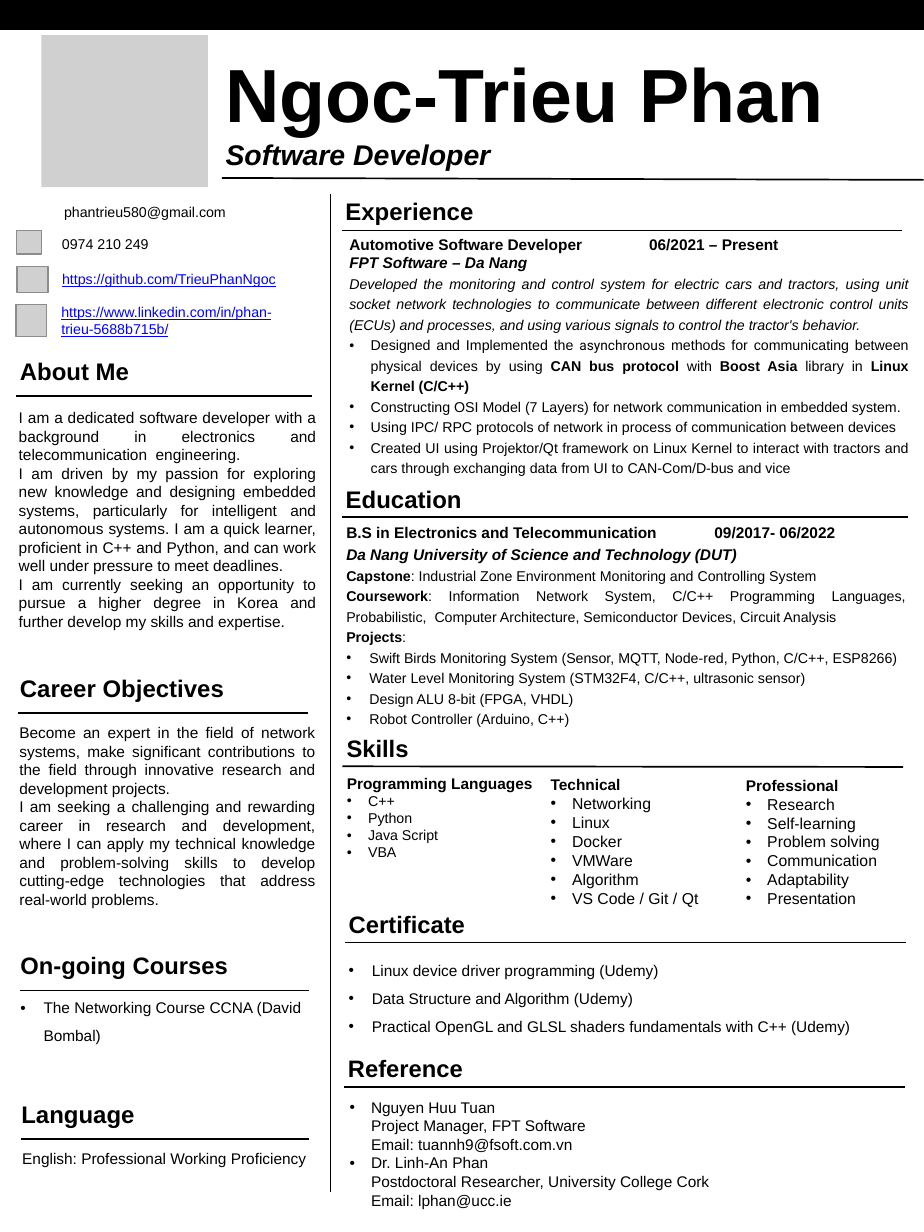
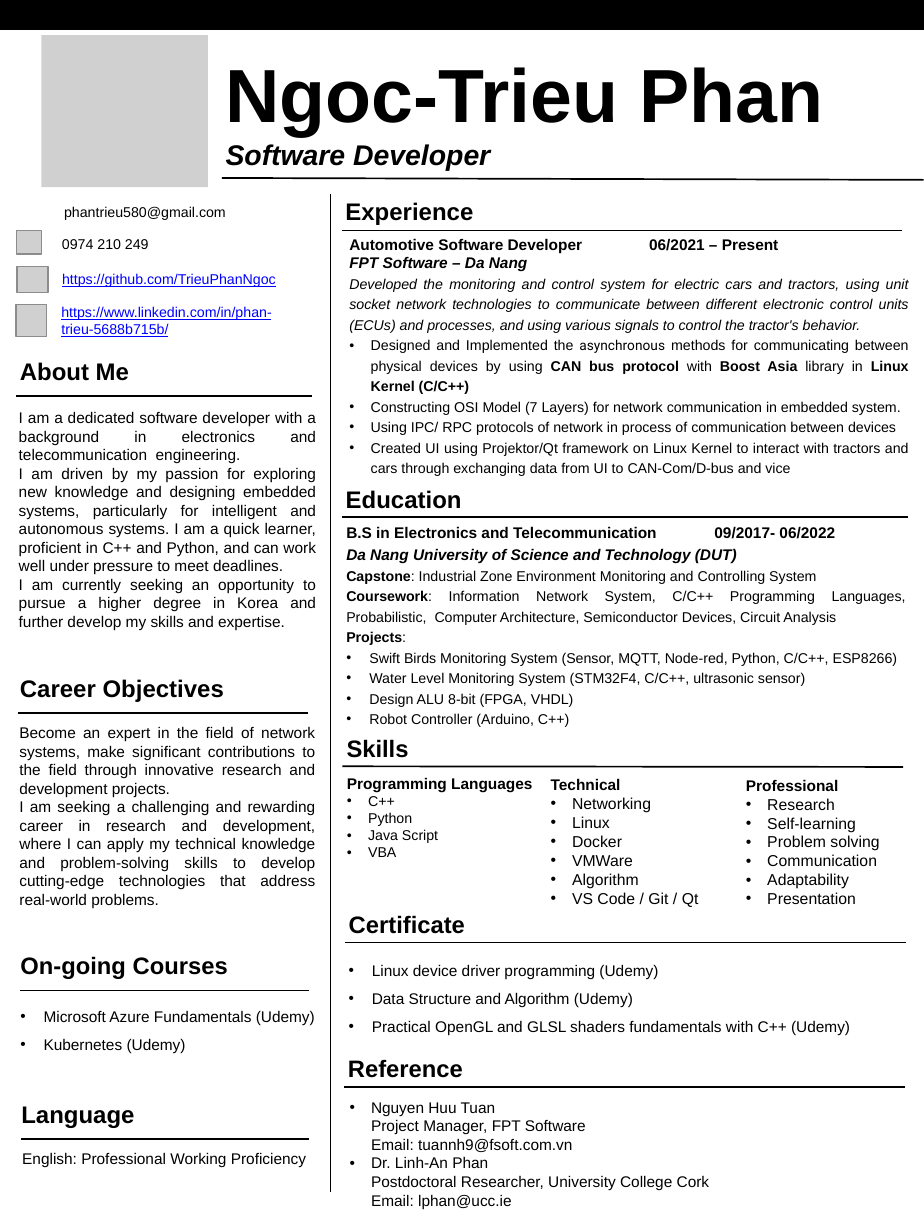
Before and after one commit to TrieuPhanNgoc/_docs_sources, a slide deck: slide 1 of _self/_for_studying/_lab_applying/_DCN_Lab_Soongsil_Univer_Aimed/_create/_cv_for_study_updated_for_CND.pptx. Drawn at 924x1232 pixels with LibreOffice and Linux fonts; fonts in the diff are those of the drawing; grey boxes stand for pictures; background and template pictures are left out. Boxes give left, top, right and bottom in pixels: in the first picture for what was removed or moved away, otherwise in the second. Text is boxed around its words. In the diff, an @@ line names an element or a change of style, - is before the commit and + after.

```diff
--- a/_self/_for_studying/_lab_applying/_DCN_Lab_Soongsil_Univer_Aimed/_create/_cv_for_study_updated_for_CND.pptx
+++ b/_self/_for_studying/_lab_applying/_DCN_Lab_Soongsil_Univer_Aimed/_create/_cv_for_study_updated_for_CND.pptx
@@ text at (44,1010,315,1053): text changed @@
-• The Networking Course CCNA (David Bombal)
+• Microsoft Azure Fundamentals (Udemy)
+• Kubernetes (Udemy)
```
Also in this commit, not shown: 5 other files.
